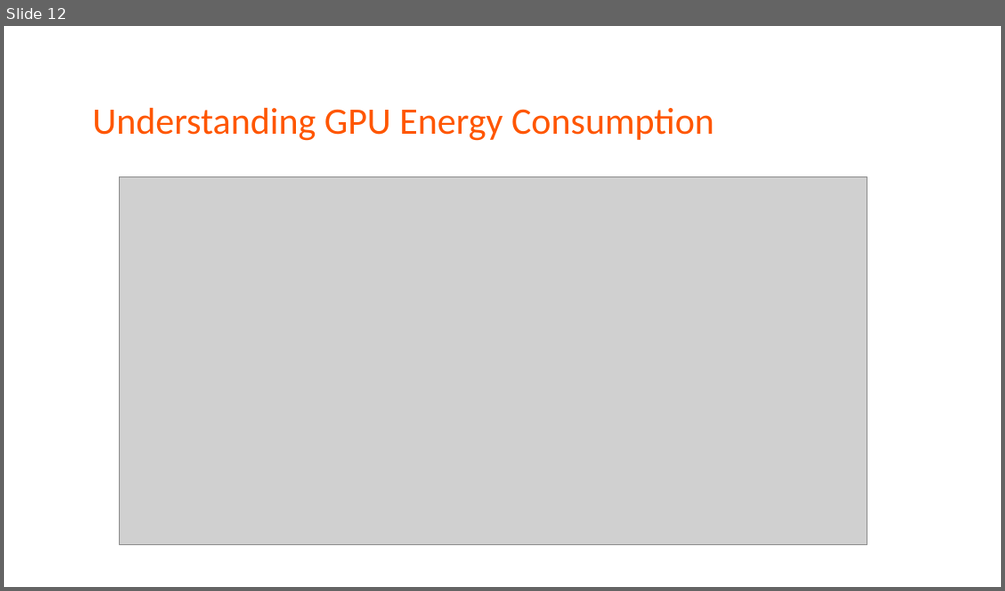
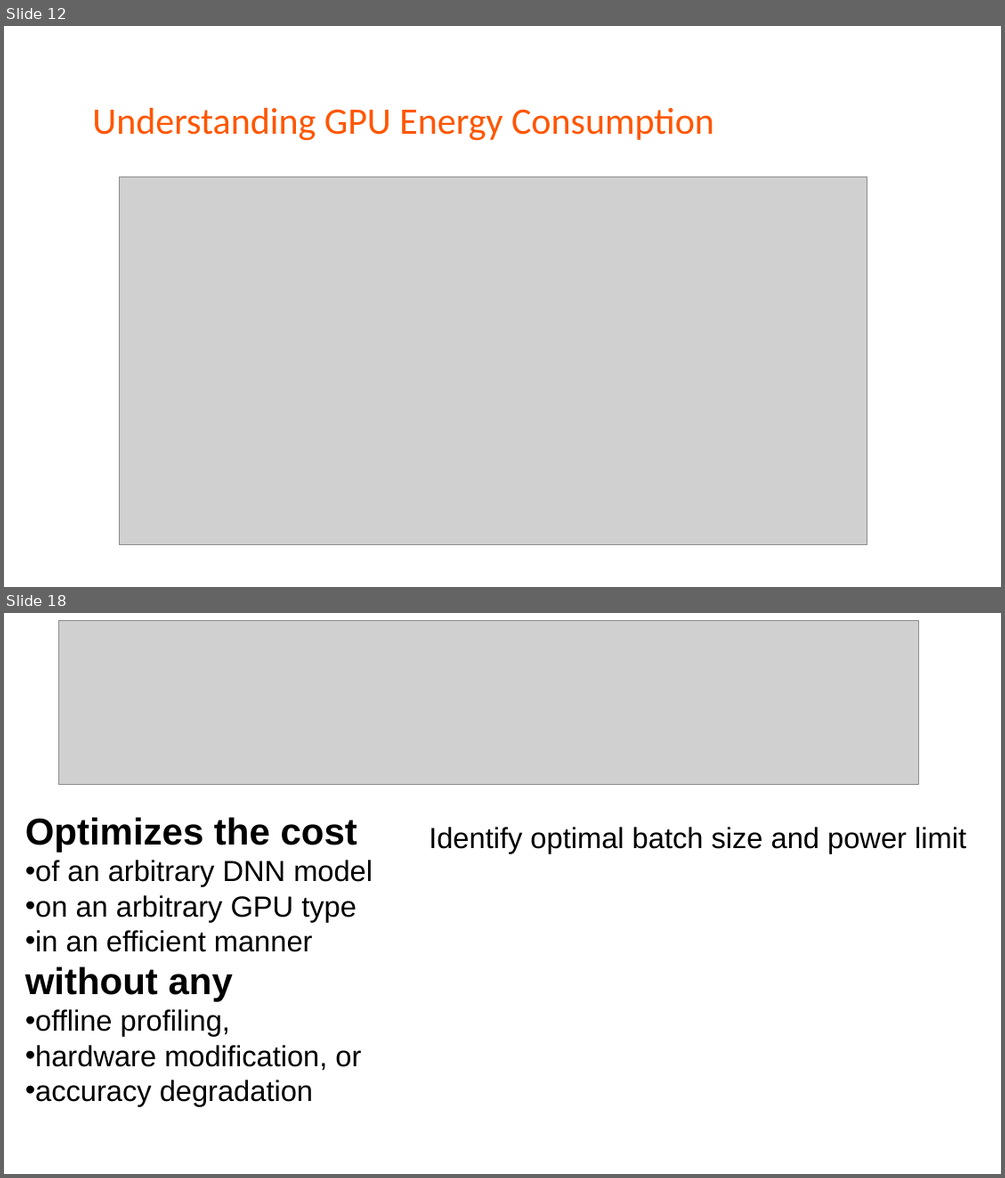
Before and after one commit to LukeLIN-web/CS345, a slide deck: paperview/zeuspresentation.pptx. Shown one above the other, each under a label of ours: slide 12 before the commit, slides 12 and 18 after it; the slides between them are not shown. The pictures are 1005x591 and 1005x1178 pixels, drawn with LibreOffice and Linux fonts; fonts in the diff are those of the drawing; grey boxes stand for pictures. Boxes give left, top, right and bottom in pixels: in the first picture for what was removed or moved away, otherwise in the second. Text is boxed around its words. In the diff, an @@ line names an element or a change of style, - is before the commit and + after.

```diff
--- a/paperview/zeuspresentation.pptx
+++ b/paperview/zeuspresentation.pptx
@@ slide 18 added at bbox=[4, 613, 1001, 1174], background #FFFFFF @@
@@ picture added at bbox=[58, 620, 919, 784] @@
@@ text added at bbox=[25, 817, 372, 1106], 28 pt, text #000000 @@
+Optimizes the cost
+• of an arbitrary DNN model
+• on an arbitrary GPU type
+• in an efficient manner
+without any
+• offline profiling,
+• hardware modification, or
+• accuracy degradation
@@ text added at bbox=[429, 827, 966, 853], 28 pt, text #000000 @@
+Identify optimal batch size and power limit
```
Also in this commit, not shown: 4 slides changed, 14 other slides added, 1 slide removed, 6 other files.
